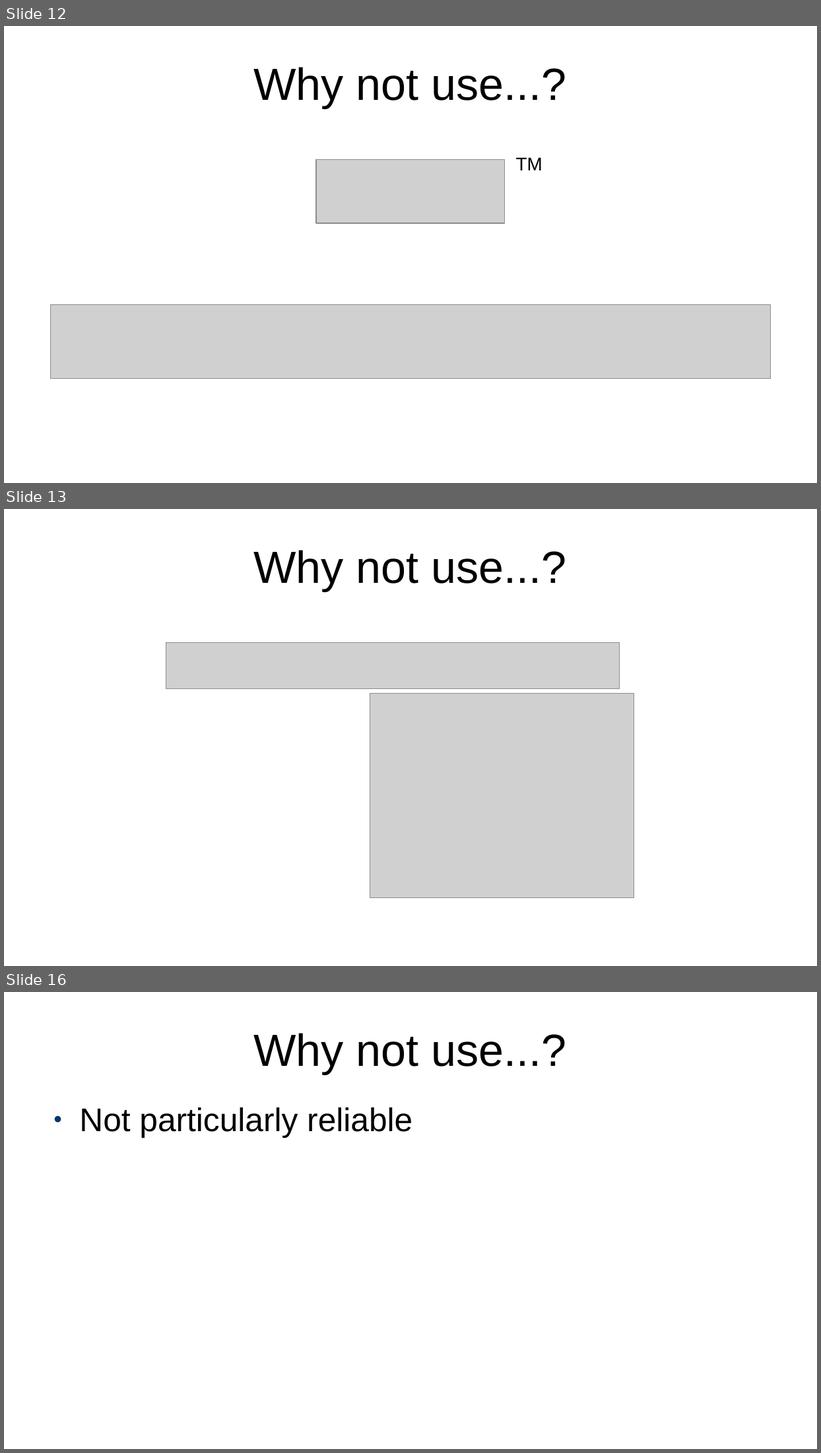
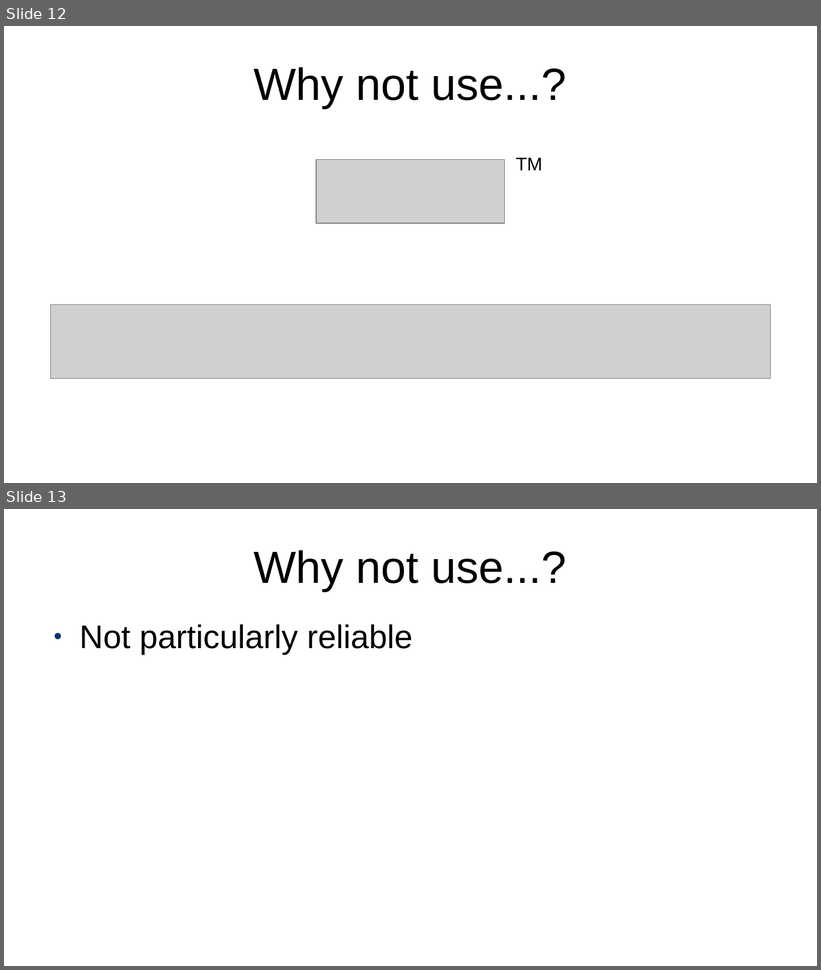
Before and after one commit to projectEndings/Endings, a slide deck: presentations/ubc2020/nineProjects.odp. Shown one above the other, each under a label of ours: slides 12, 13 and 16 before the commit, slides 12 and 13 after it; the slides between them are not shown. The pictures are 821x1453 and 821x970 pixels, drawn with LibreOffice and Linux fonts; fonts in the diff are those of the drawing; grey boxes stand for pictures. Boxes give left, top, right and bottom in pixels: in the first picture for what was removed or moved away, otherwise in the second. Text is boxed around its words. In the diff, an @@ line names an element or a change of style, - is before the commit and + after.

Commit message:
Adding screenshots and more slides to presentation

```diff
--- a/presentations/ubc2020/nineProjects.odp
+++ b/presentations/ubc2020/nineProjects.odp
@@ slide 13 removed at (x1=4, y1=509, x2=817, y2=966), background #FFFFFF @@
@@ title removed at (x1=253, y1=550, x2=567, y2=591) @@
-Why not use...?
@@ picture removed at (x1=166, y1=642, x2=620, y2=689) @@
@@ picture removed at (x1=370, y1=693, x2=634, y2=898) @@
@@ what was slide 16 is now slide 13 @@
```
Also in this commit, not shown: 9 slides changed, 10 slides added, 2 other slides removed, 10 other files.
